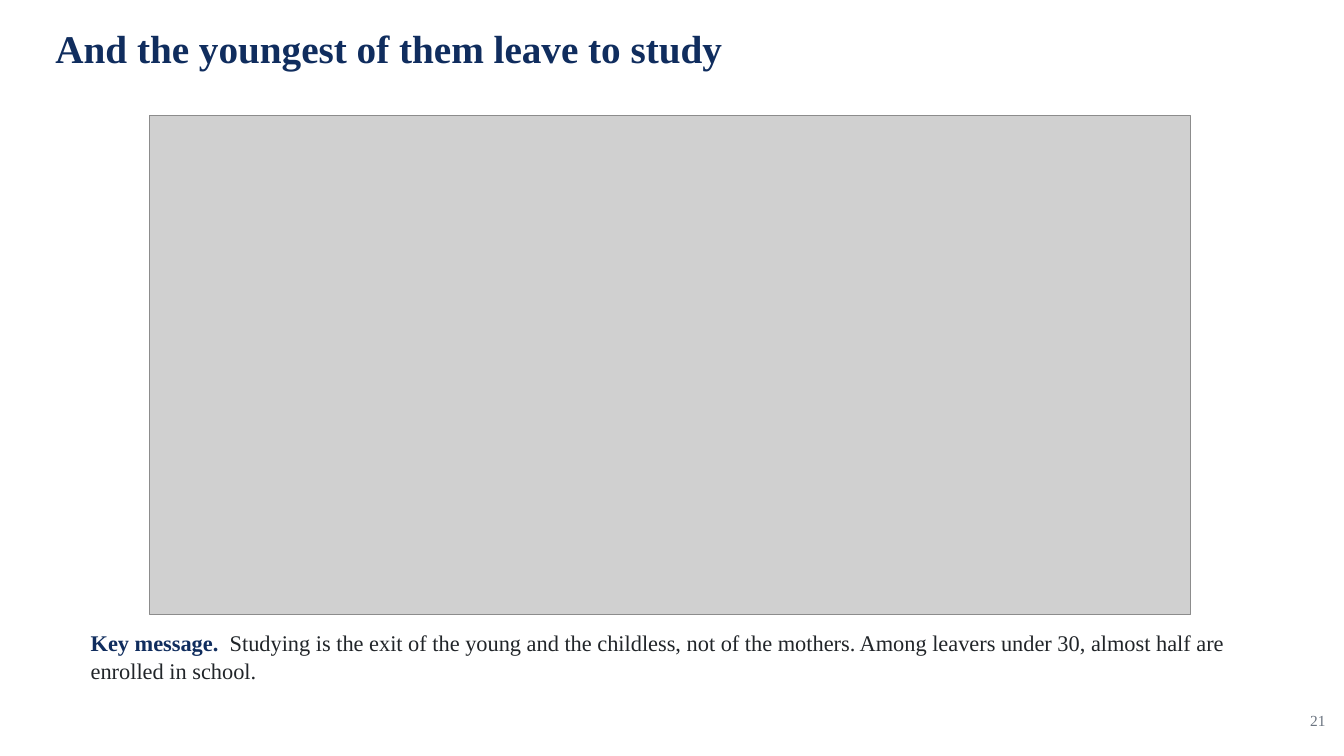
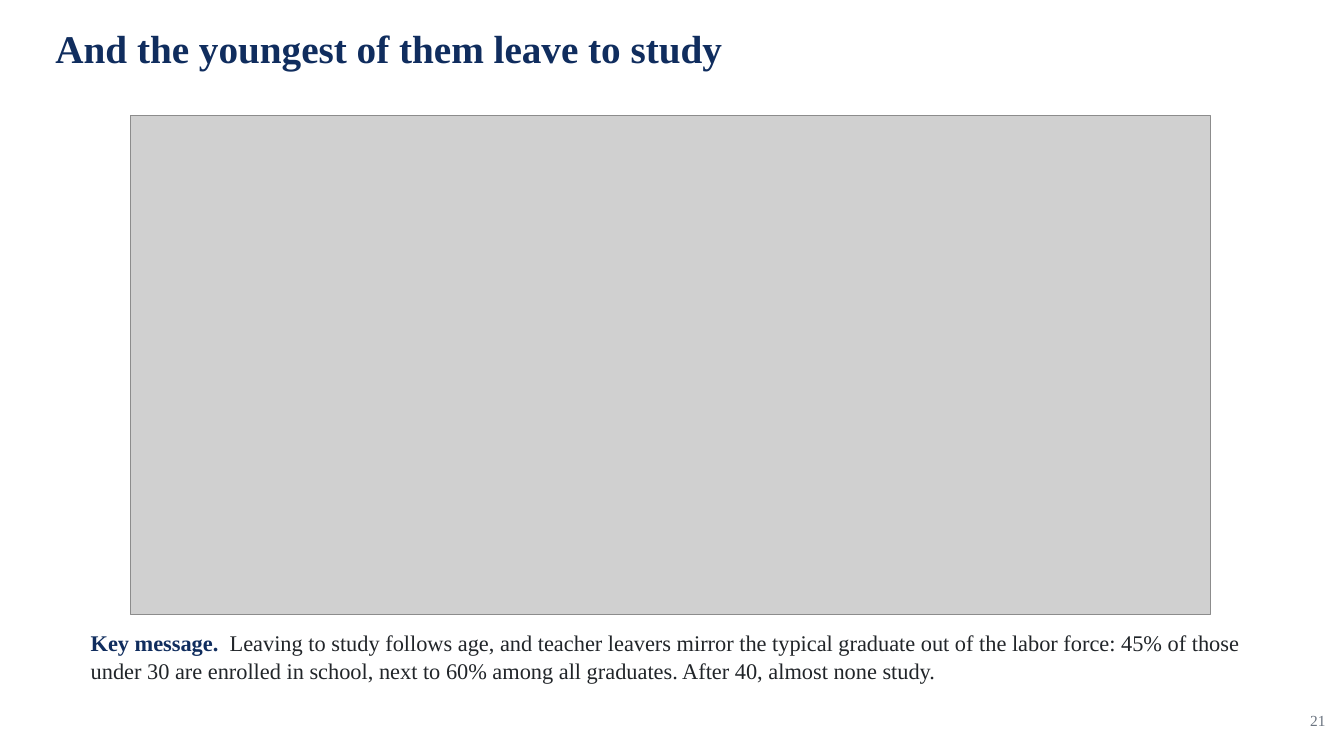
Before and after one commit to jedr1-ship-it/Alternative-Pathways----Quant, a slide deck: slide 21 of report/data_cluster/Proyect_US_cluster.pptx. Drawn at 1344x756 pixels with LibreOffice and Linux fonts; fonts in the diff are those of the drawing; grey boxes stand for pictures. Boxes give left, top, right and bottom in pixels: in the first picture for what was removed or moved away, otherwise in the second. Text is boxed around its words. In the diff, an @@ line names an element or a change of style, - is before the commit and + after.

```diff
--- a/report/data_cluster/Proyect_US_cluster.pptx
+++ b/report/data_cluster/Proyect_US_cluster.pptx
@@ picture: place and size @@
-picture at box(149, 116, 1191, 615)
+picture at box(131, 116, 1211, 615)
@@ text at box(91, 635, 1239, 684): text changed @@
-Key message. Studying is the exit of the young and the childless, not of the mothers. Among leavers under 30, almost half are enrolled in school.
+Key message. Leaving to study follows age, and teacher leavers mirror the typical graduate out of the labor force: 45% of those under 30 are enrolled in school, next to 60% among all graduates. After 40, almost none study.
```
Also in this commit, not shown: 8 other files.
